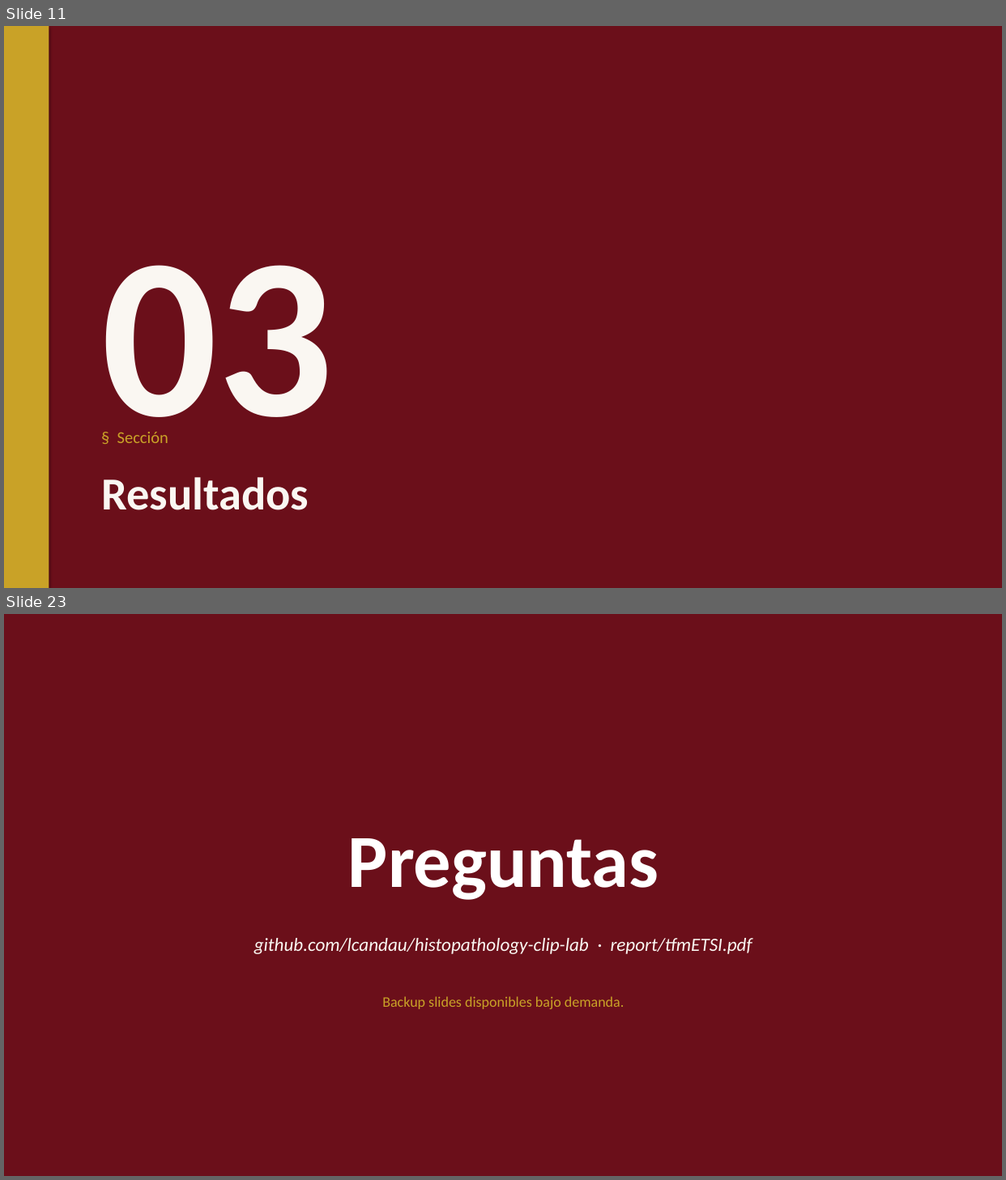
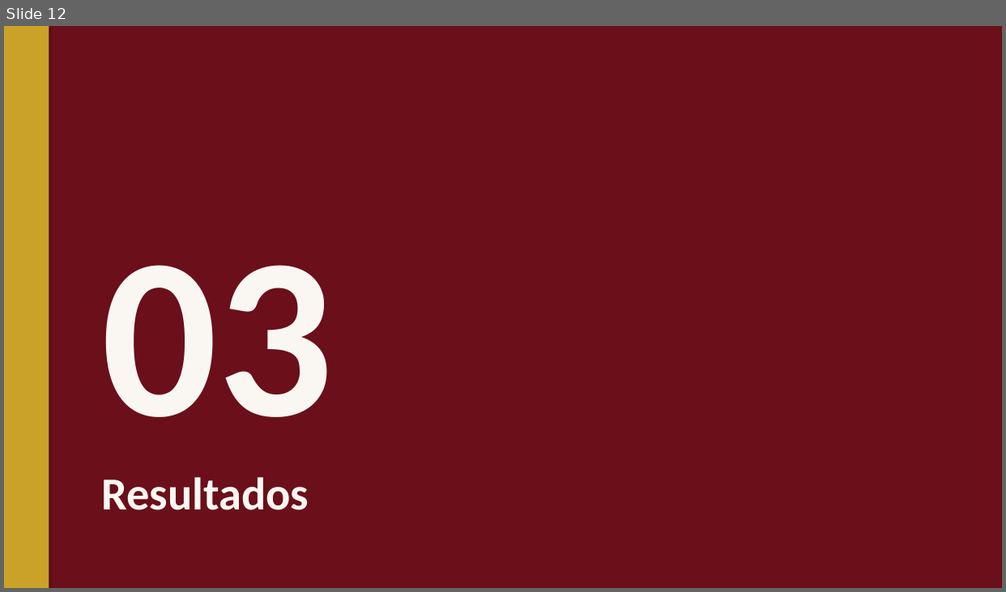
Before and after one commit to lcandau/histopathology-clip-lab, a slide deck: report/TFM_defense.pptx. Shown one above the other, each under a label of ours: slides 11 and 23 before the commit, slide 12 after it; the slides between them are not shown. The pictures are 1006x1180 and 1006x592 pixels, drawn with LibreOffice and Linux fonts; fonts in the diff are those of the drawing; background and template pictures are left out; a plain dark background stands for a picture behind light text. Boxes give left, top, right and bottom in pixels: in the first picture for what was removed or moved away, otherwise in the second. Text is boxed around its words. In the diff, an @@ line names an element or a change of style, - is before the commit and + after.

```diff
--- a/report/TFM_defense.pptx
+++ b/report/TFM_defense.pptx
@@ slide 23 removed at [4,614,1002,1176], background picture (left out) @@
@@ text removed at [348,838,658,900] @@
-Preguntas
@@ text removed at [254,938,752,954] @@
-github.com/lcandau/histopathology-clip-lab · report/tfmETSI.pdf
@@ text removed at [382,996,624,1009] @@
-Backup slides disponibles bajo demanda.
@@ what was slide 11 is now slide 12 @@
@@ slide 12 changed as well @@
@@ text removed at [117,432,168,443] @@
-§ Sección
```
Also in this commit, not shown: 12 other slides changed, 11 slides added, 8 other slides removed, 40 other files.
